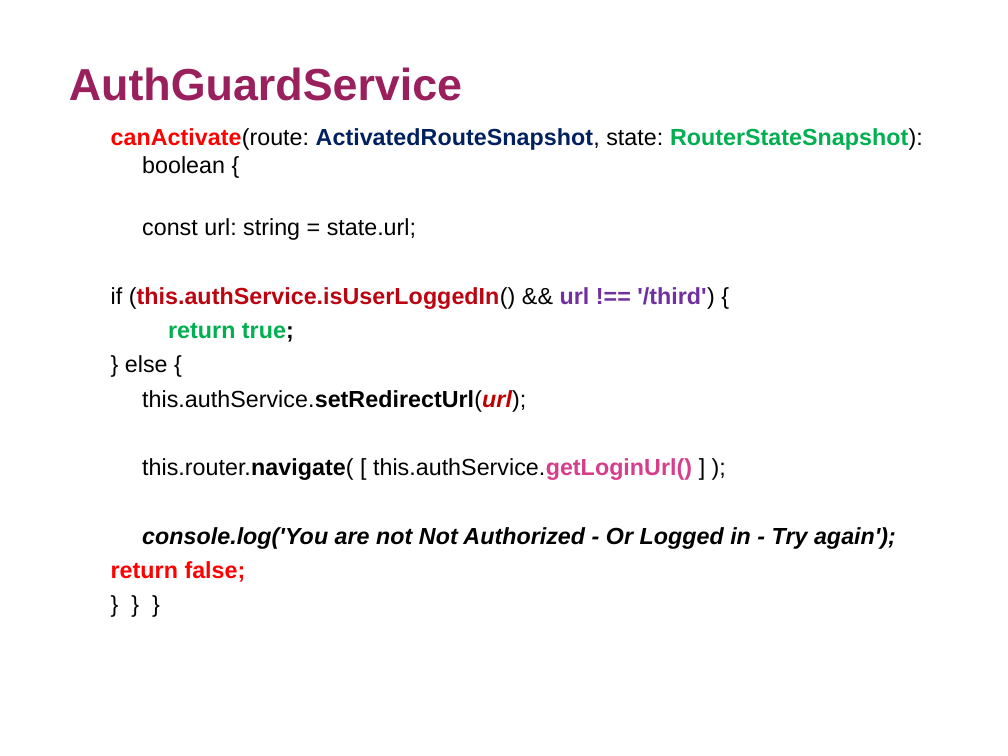
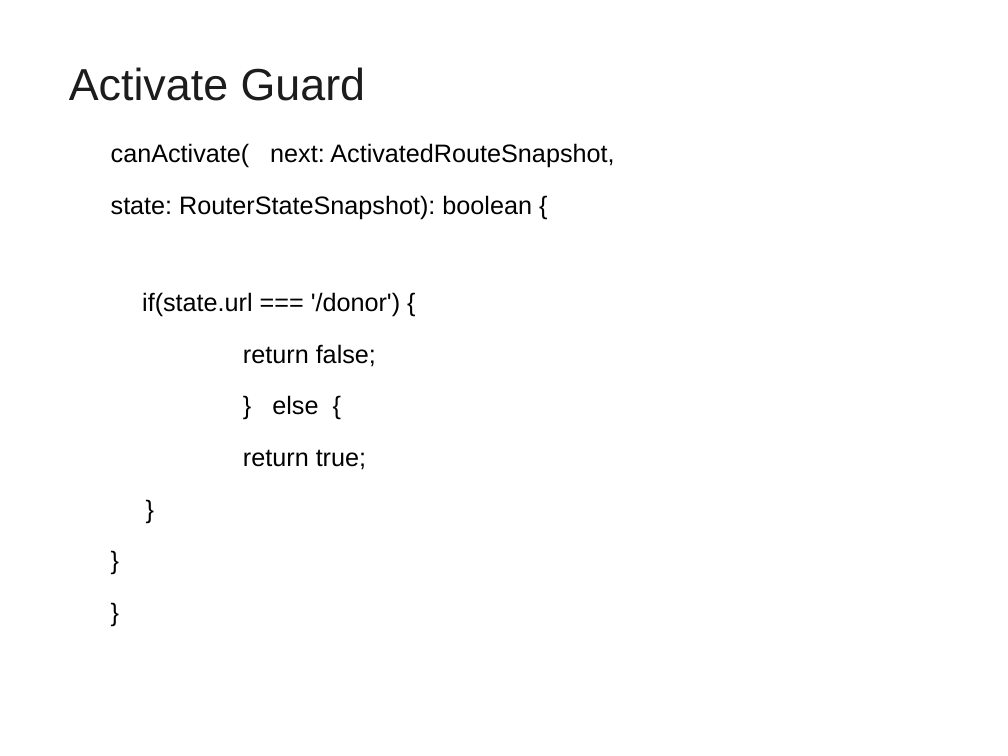
Before and after one commit to vatsank/angularExample, a slide deck: slide 86 of Angular_Module02.ppt (slide 88 before the commit). Drawn at 1008x756 pixels with LibreOffice and Linux fonts; fonts in the diff are those of the drawing; background and template pictures are left out. Boxes give left, top, right and bottom in pixels: in the first picture for what was removed or moved away, otherwise in the second. Text is boxed around its words. In the diff, an @@ line names an element or a change of style, - is before the commit and + after.

```diff
--- a/Angular_Module02.ppt
+++ b/Angular_Module02.ppt
@@ title at box(69, 67, 366, 101): text changed; text colour #991F5D to #1C1C1C; bold off @@
-AuthGuardService
+Activate Guard
@@ text at box(111, 143, 614, 415): text changed; size 16.6 to 18 pt; bold off @@
-  canActivate(route: ActivatedRouteSnapshot, state: RouterStateSnapshot): boolean {
-  const url: string = state.url;
-  if (this.authService.isUserLoggedIn() && url !== '/third') {
+  canActivate( next: ActivatedRouteSnapshot,
+  state: RouterStateSnapshot): boolean {
+  if(state.url === '/donor') {
+  return false;
+  } else {
@@ text at box(111, 355, 896, 582): text changed; size 16.6 to 18 pt; bold off @@
-  } else {
-  this.authService.setRedirectUrl(url);
-  this.router.navigate( [ this.authService.getLoginUrl() ] );
-  console.log('You are not Not Authorized - Or Logged in - Try again');
-  return false;
-  } } }
+  }
+  }
+  }
@@ text at box(243, 449, 366, 470): size 16.6 to 18 pt, text colour #00B050 to #000000, bold off in "return true;"; line spacing 1 to 1.5 @@
```
Also in this commit, not shown: 6 other slides changed, 4 slides added, 11 slides removed, 1 other file.
